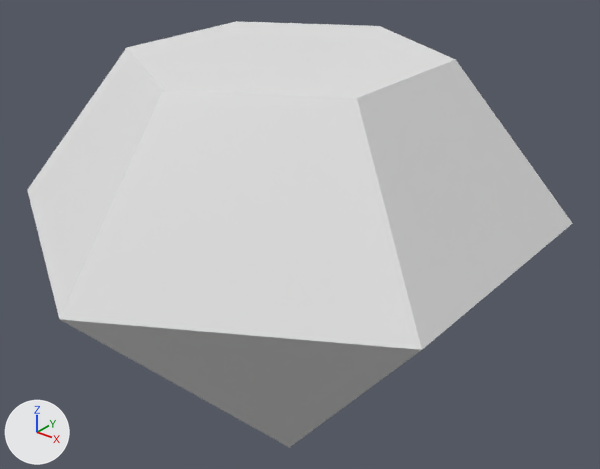
One commit to the glTF model assets/models/items/topaz.glb: the scene before it, then after it.
The view is the same before and after, from a camera (50 mm lens) standing at (0.1585, -0.1918, 0.21) and looking at (-0.0005, 0.007, 0.0868). Lighting does not change. The marker at lower left points along +X, +Y and +Z. The first picture is the older version. Vertices at exactly the same position are counted once.

Script lines for the objects in view, before the commit:
```python
me_topaz_v0 = bpy.data.meshes.new('topaz_v0')
me_topaz_v0.from_pydata(...)  # 13 vertices, 26 faces; spans x -0.078..0.078, y -0.09..0.09, z 0.0..0.15
me_topaz_v0.materials.append(mat_prop_crystal)
ob_topaz_v0 = bpy.data.objects.new('topaz_v0', me_topaz_v0)
ob_topaz_v0.location = (0.0, 0.0, 0.0)
```
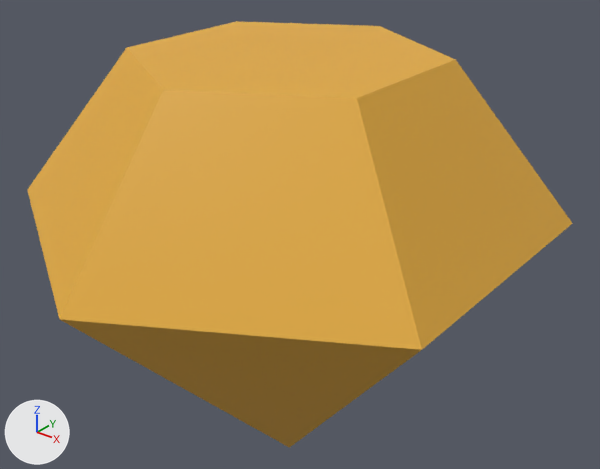
Edits to the bpy script that builds the scene:
```text
Change me_topaz_v0:
    where me_topaz_v0.from_pydata(...)  # 13 vertices, 26 faces; spans x -0.078..0.078, y -0.09..0.09, z 0.0..0.15
    used by ob_topaz_v0; location = (0.0, 0.0, 0.0)
    me_topaz_v0 part 1: 26 faces centred in x -0.066..0.066, y -0.062..0.062, z 0.067..0.15 are repainted in the vertex colours; the middle colour goes from white #ffffff to orange #ffc040
```

Boxes [x1, y1, x2, y2] around the edits, measured in the pictures (600 x 469 px):
part 1 of me_topaz_v0, recoloured (white to orange)
    both: [27, 21, 573, 448]
